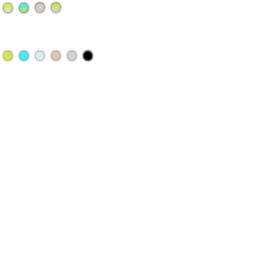
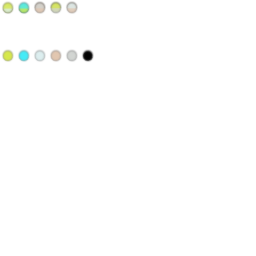
Two versions of the same layered image (256 x 256). Layer-by-layer changes:
added layer "CopperToIron" above "IronBlob" over (65, 1, 78, 14)
